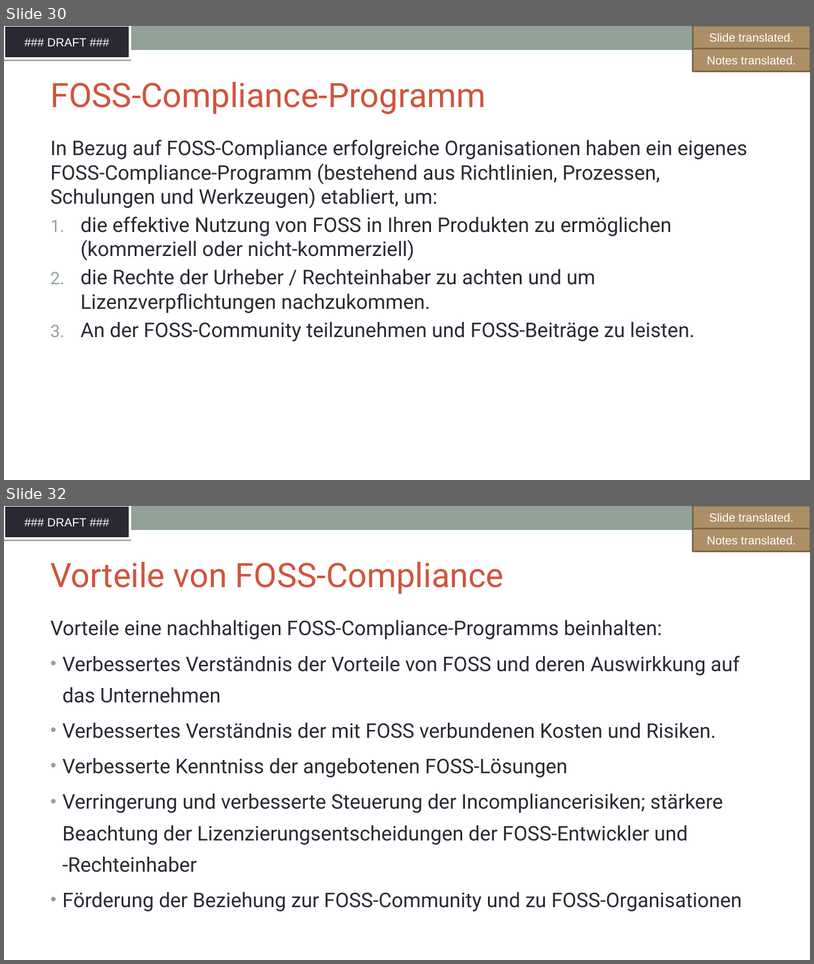
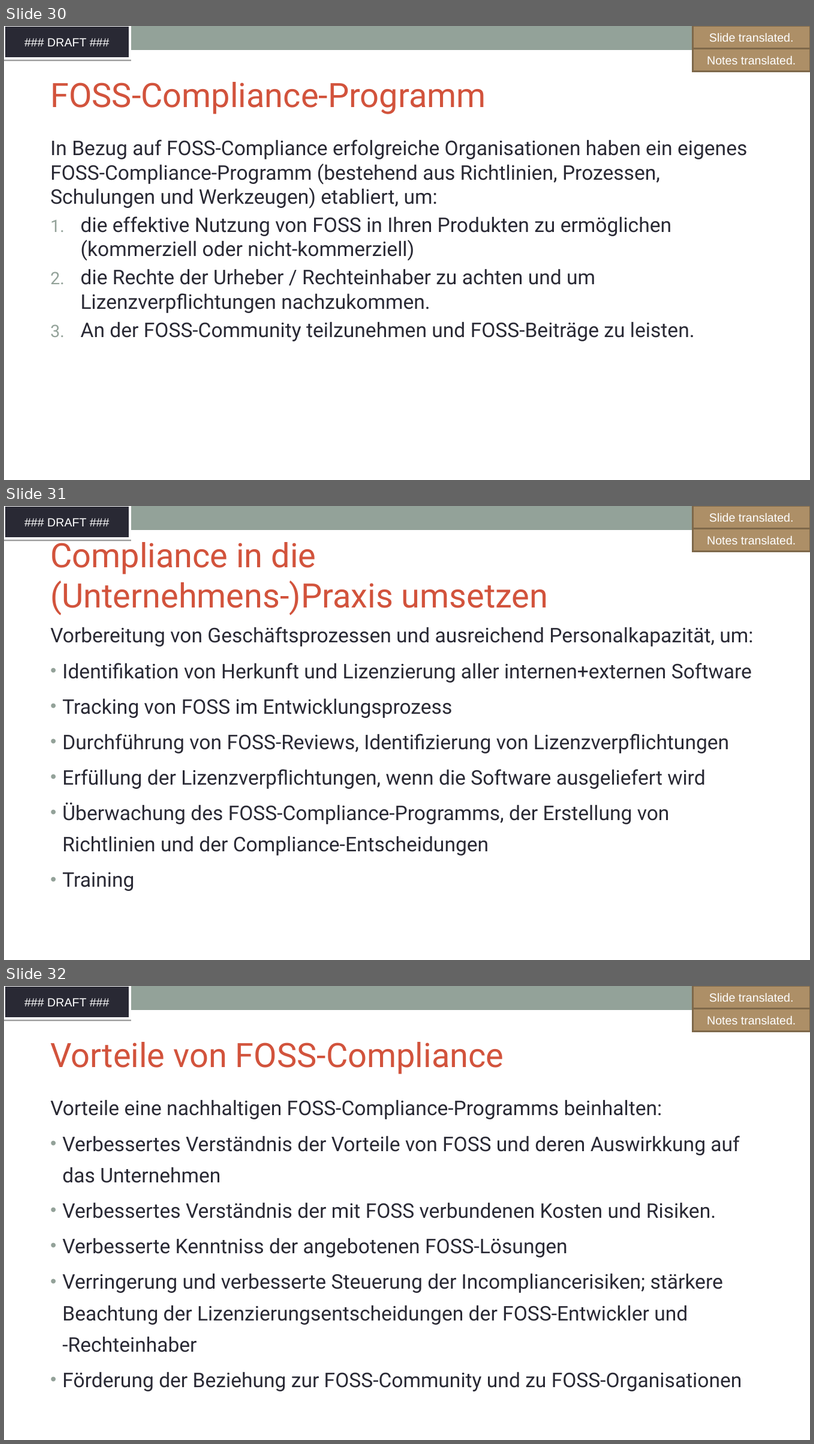
Before and after one commit to SThanheiser/curriculum, a slide deck: translation-DE/slides/DFT_openchain-curriculum-for-1-1_GER.odp. Shown one above the other, each under a label of ours: slides 30 and 32 before the commit, slides 30, 31 and 32 after it; the slides between them are not shown. The pictures are 814x964 and 814x1444 pixels, drawn with LibreOffice and Linux fonts; fonts in the diff are those of the drawing; background and template pictures are left out. Boxes give left, top, right and bottom in pixels: in the first picture for what was removed or moved away, otherwise in the second. Text is boxed around its words. In the diff, an @@ line names an element or a change of style, - is before the commit and + after.

```diff
--- a/translation-DE/slides/DFT_openchain-curriculum-for-1-1_GER.odp
+++ b/translation-DE/slides/DFT_openchain-curriculum-for-1-1_GER.odp
@@ slide 31 added at box(4, 506, 810, 960), background #FFFFFF; not listed: 2 template elements that a slide beside it also shows @@
@@ freeform shape added at box(693, 506, 810, 529), fill #AD8F67, outline #7E684A 2.01 pt, 14 pt, text #FFFFFF @@
+Slide translated.
@@ title added at box(50, 537, 549, 615), 40 pt, text #D2533C @@
+Compliance in die
+(Unternehmens-)Praxis umsetzen
@@ freeform shape added at box(693, 528, 810, 552), fill #AD8F67, outline #7E684A 2.01 pt, 14 pt, text #FFFFFF @@
+Notes translated.
@@ text added at box(50, 627, 753, 891), 24 pt, text #292934 @@
+Vorbereitung von Geschäftsprozessen und ausreichend Personalkapazität, um:
+• Identifikation von Herkunft und Lizenzierung aller internen+externen Software
+• Tracking von FOSS im Entwicklungsprozess
+• Durchführung von FOSS-Reviews, Identifizierung von Lizenzverpflichtungen
+• Erfüllung der Lizenzverpflichtungen, wenn die Software ausgeliefert wird
+• Überwachung des FOSS-Compliance-Programms, der Erstellung von Richtlinien und der Compliance-Entscheidungen
+• Training
```
Also in this commit, not shown: 13 slides changed, 6 other slides added, 7 slides removed, 1 other file.
